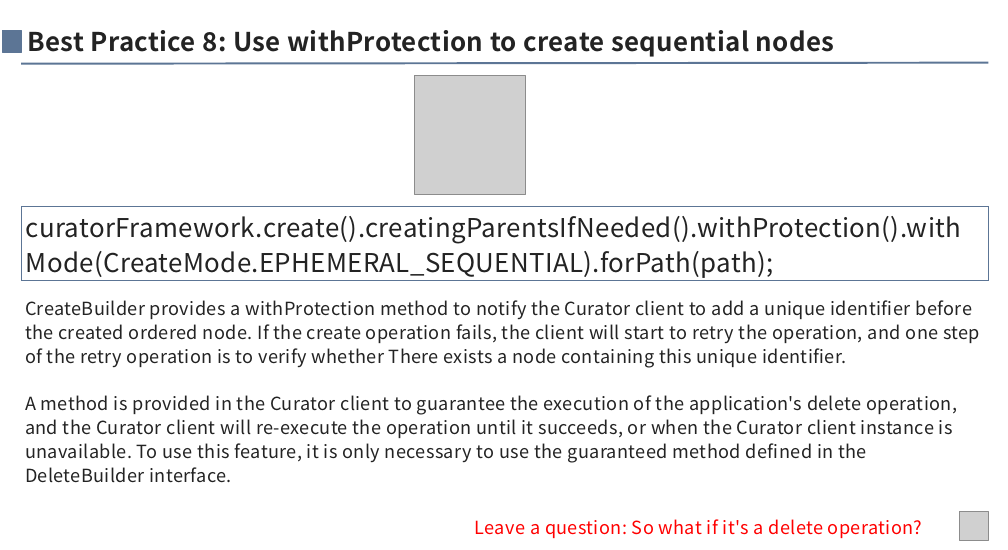
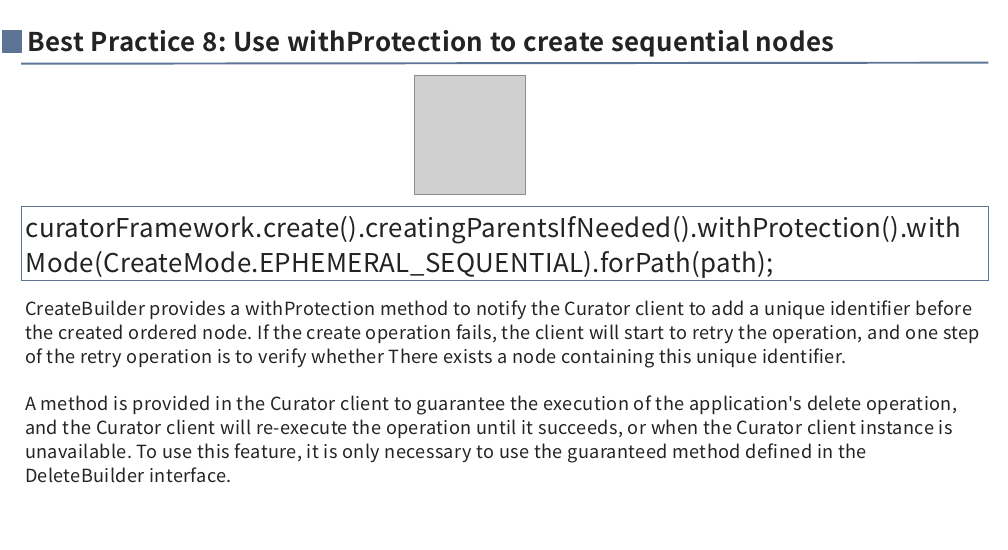
Before and after one commit to anigkus/anigkus.github.io, a slide deck: slide 51 of docs/assets/images/curator-internal-implementation-mechanism/Curator internal implementation mechanism-Anigkus.pptx (slide 49 before the commit). Drawn at 1008x550 pixels with LibreOffice and Linux fonts; fonts in the diff are those of the drawing; grey boxes stand for pictures. Boxes give left, top, right and bottom in pixels: in the first picture for what was removed or moved away, otherwise in the second. Text is boxed around its words. In the diff, an @@ line names an element or a change of style, - is before the commit and + after.

```diff
--- a/docs/assets/images/curator-internal-implementation-mechanism/Curator internal implementation mechanism-Anigkus.pptx
+++ b/docs/assets/images/curator-internal-implementation-mechanism/Curator internal implementation mechanism-Anigkus.pptx
@@ text removed at [475, 519, 922, 538] @@
-Leave a question: So what if it's a delete operation?
@@ picture removed at [960, 511, 988, 540] @@
```
Also in this commit, not shown: 12 other slides changed, 2 slides added, 13 other files.
